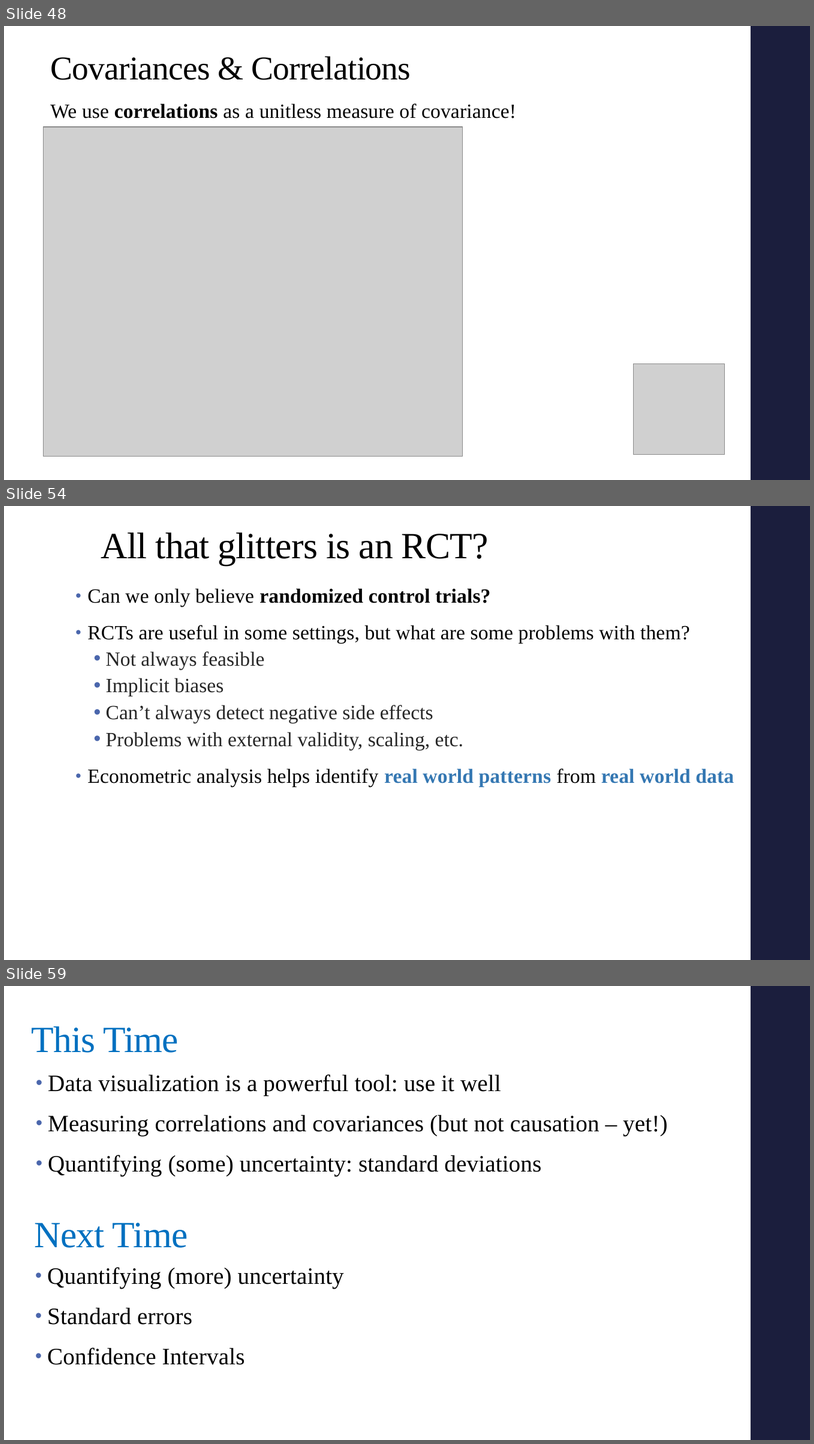
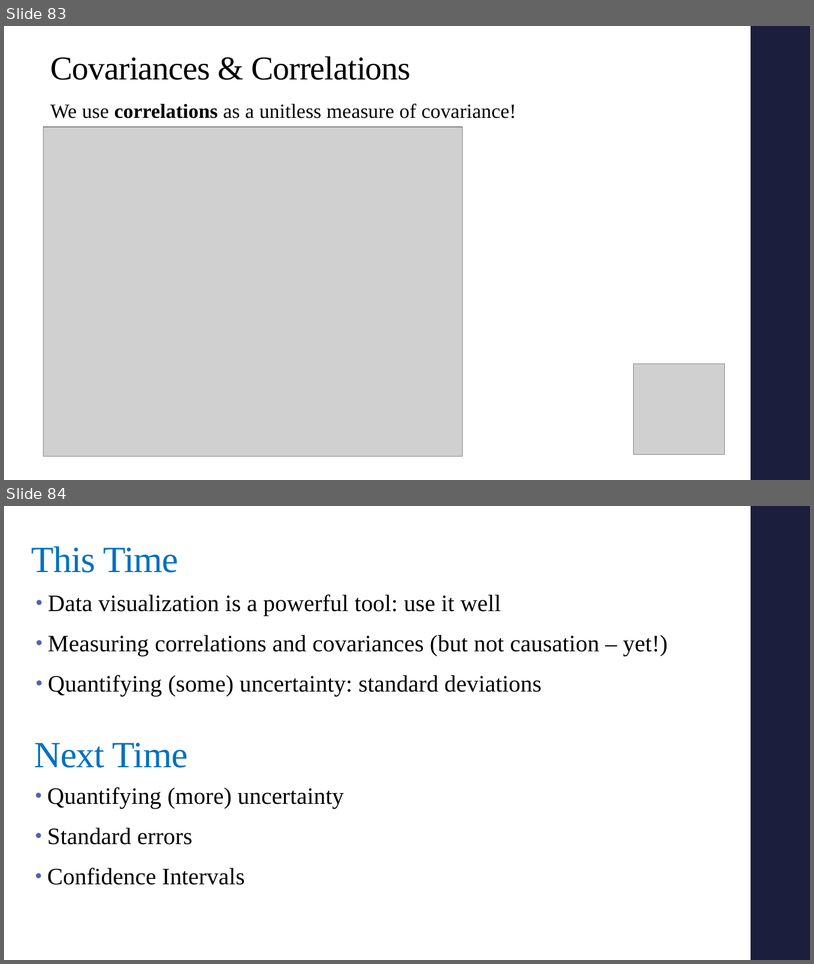
Before and after one commit to alex-hoagland/HAD5772, a slide deck: Lectures/Lecture03_Correlations/Lecture3_Correlations.pptx. Shown one above the other, each under a label of ours: slides 48, 54 and 59 before the commit, slides 83 and 84 after it; the slides between them are not shown. The pictures are 814x1444 and 814x964 pixels, drawn with LibreOffice and Linux fonts; fonts in the diff are those of the drawing; grey boxes stand for pictures. Boxes give left, top, right and bottom in pixels: in the first picture for what was removed or moved away, otherwise in the second. Text is boxed around its words. In the diff, an @@ line names an element or a change of style, - is before the commit and + after.

```diff
--- a/Lectures/Lecture03_Correlations/Lecture3_Correlations.pptx
+++ b/Lectures/Lecture03_Correlations/Lecture3_Correlations.pptx
@@ slide 54 removed at (4,506,810,960), background #FFFFFF; not listed: 1 template element that a slide beside it also shows @@
@@ title removed at (101,532,489,565) @@
-All that glitters is an RCT?
@@ text removed at (87,588,734,787) @@
-• Can we only believe randomized control trials?
-• RCTs are useful in some settings, but what are some problems with them?
-  • Not always feasible
-  • Implicit biases
-  • Can’t always detect negative side effects
-  • Problems with external validity, scaling, etc.
-• Econometric analysis helps identify real world patterns from real world data
@@ what was slide 48 is now slide 83 @@
@@ what was slide 59 is now slide 84 @@
```
Also in this commit, not shown: 2 slides changed, 35 slides added, 9 other slides removed, 3 other files.
